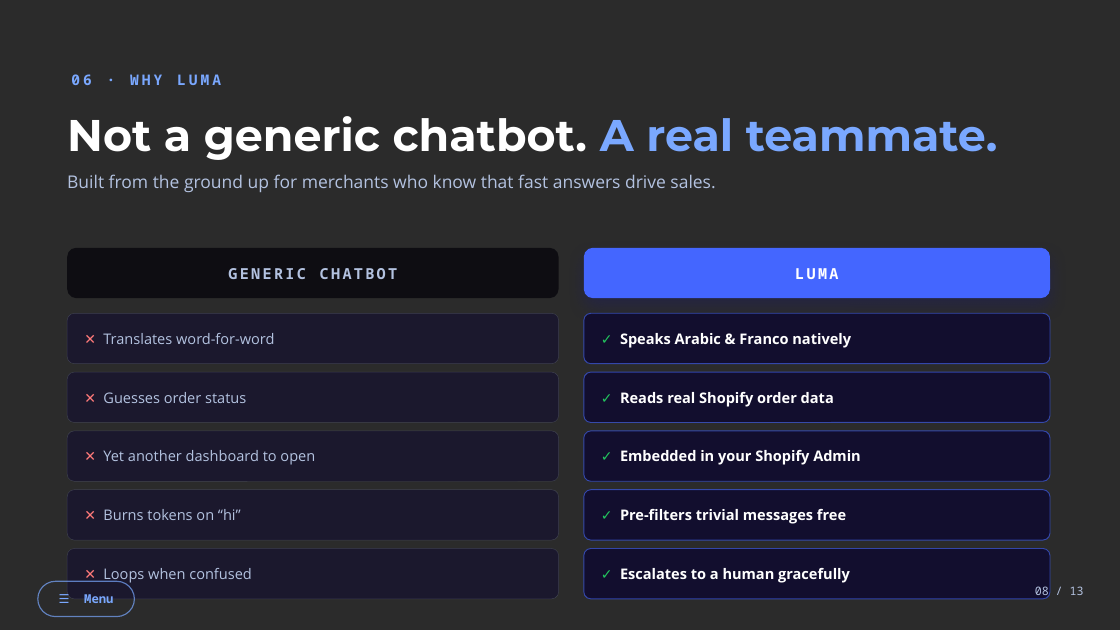
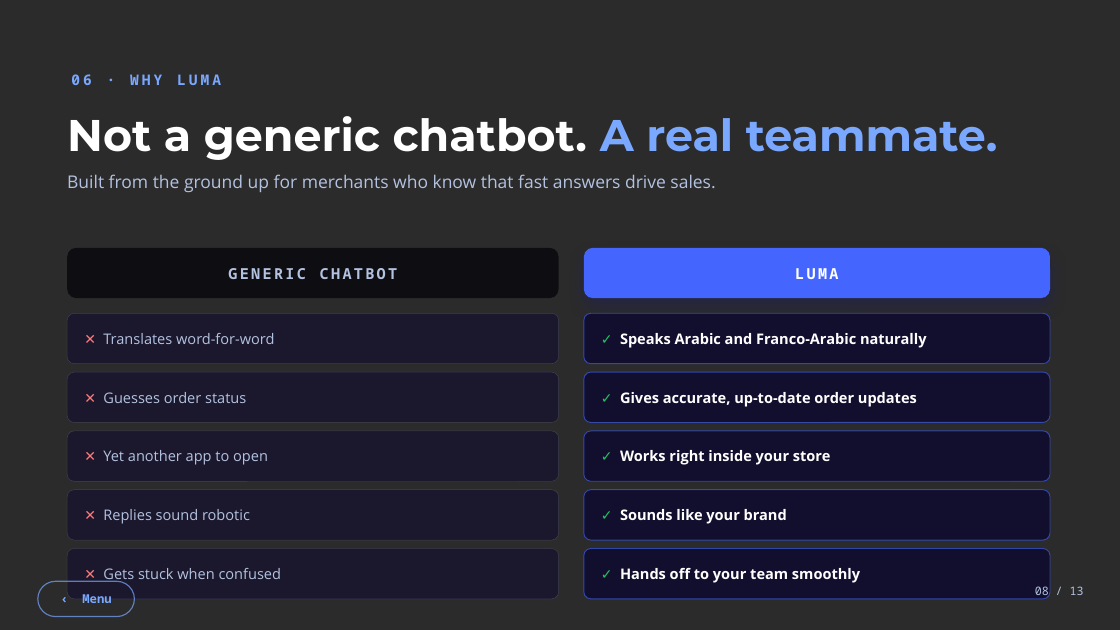
Before and after one commit to tonyhani01/luma-landing, a slide deck: slide 8 of proposal/LUMA_Business_Proposal.pptx. Drawn at 1120x630 pixels with LibreOffice and Linux fonts; fonts in the diff are those of the drawing; background and template pictures are left out; a plain dark background stands for a picture behind light text. Boxes give left, top, right and bottom in pixels: in the first picture for what was removed or moved away, otherwise in the second. Text is boxed around its words. In the diff, an @@ line names an element or a change of style, - is before the commit and + after.

```diff
--- a/proposal/LUMA_Business_Proposal.pptx
+++ b/proposal/LUMA_Business_Proposal.pptx
@@ text in rounded rectangle at <box>620,333,927,348</box>: text changed @@
-✓ Speaks Arabic & Franco natively
+✓ Speaks Arabic and Franco-Arabic naturally
@@ text in rounded rectangle at <box>620,392,917,407</box>: text changed @@
-✓ Reads real Shopify order data
+✓ Gives accurate, up-to-date order updates
@@ text in rounded rectangle at <box>103,450,268,465</box>: text changed @@
-✕ Yet another dashboard to open
+✕ Yet another app to open
@@ text in rounded rectangle at <box>620,450,830,465</box>: text changed @@
-✓ Embedded in your Shopify Admin
+✓ Works right inside your store
@@ text in rounded rectangle at <box>103,509,250,524</box>: text changed @@
-✕ Burns tokens on “hi”
+✕ Replies sound robotic
@@ text in rounded rectangle at <box>620,509,787,524</box>: text changed @@
-✓ Pre-filters trivial messages free
+✓ Sounds like your brand
@@ text in rounded rectangle at <box>103,568,282,584</box>: text changed @@
-✕ Loops when confused
+✕ Gets stuck when confused
@@ text in rounded rectangle at <box>620,568,860,583</box>: text changed @@
-✓ Escalates to a human gracefully
+✓ Hands off to your team smoothly
@@ text in rounded rectangle at <box>82,594,111,603</box>: text changed @@
-☰ Menu
+‹ Menu
```
Also in this commit, not shown: 7 other slides changed, 2 slides added, 2 slides removed, 6 other files.
